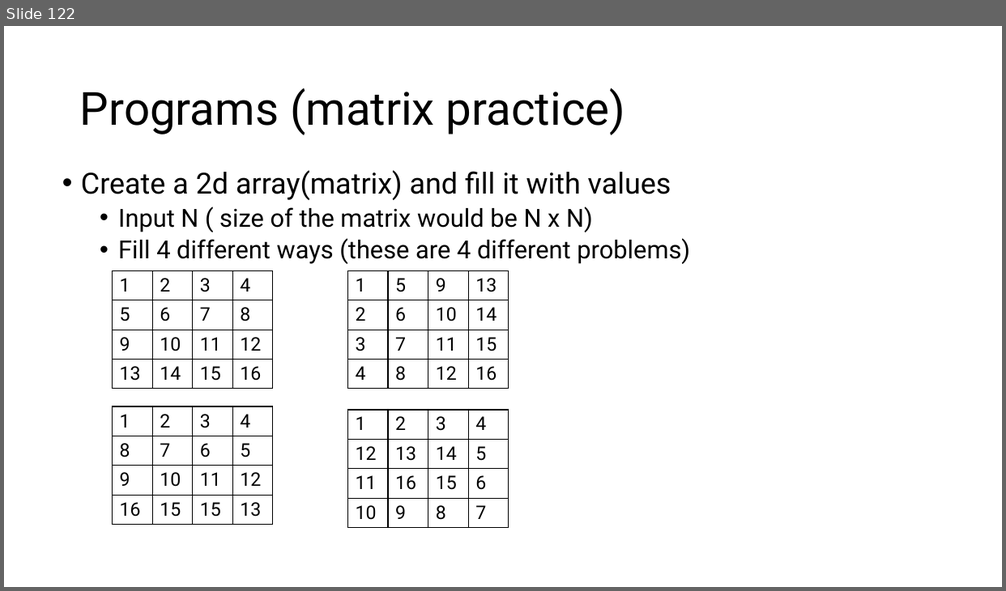
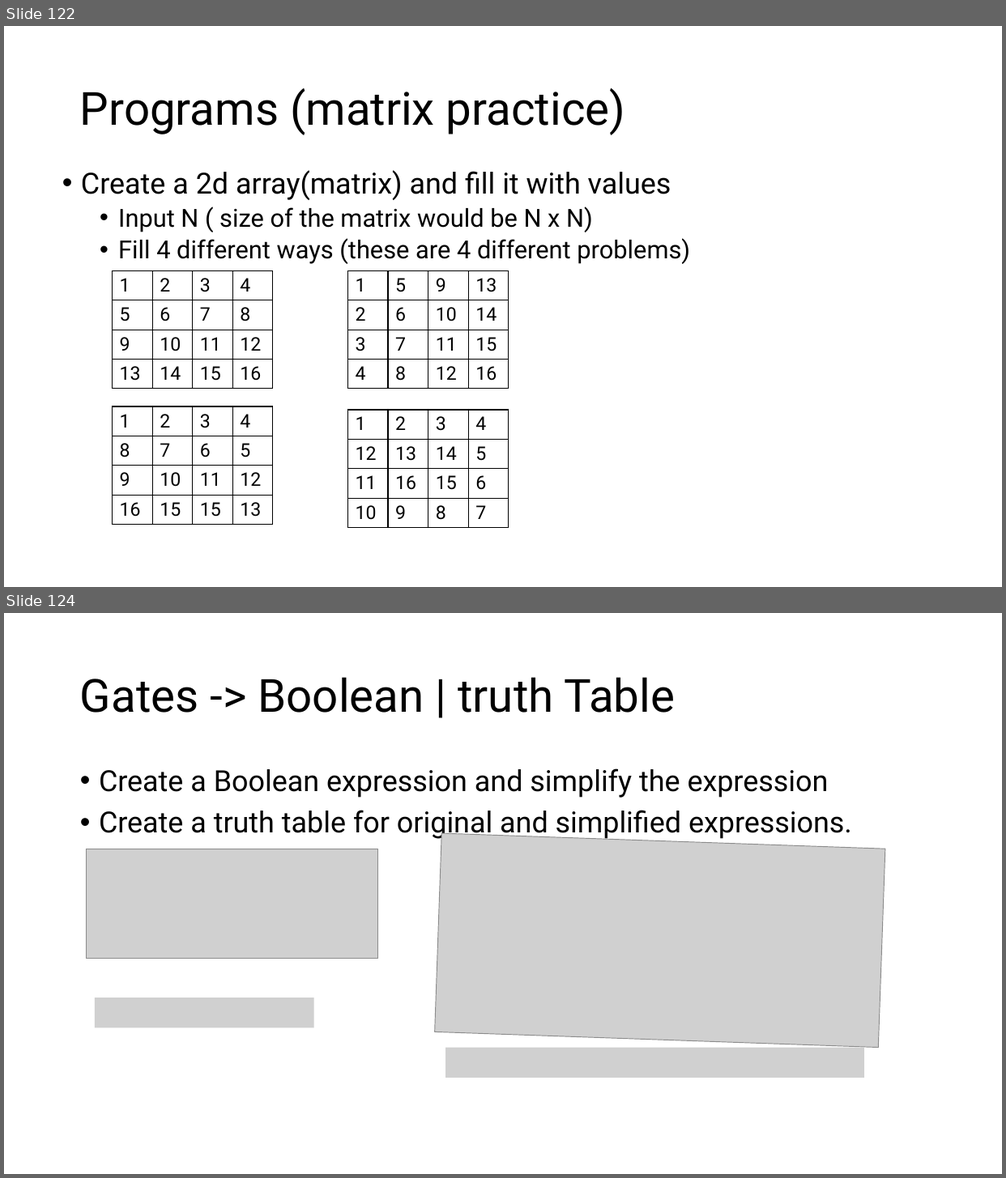
Before and after one commit to MoklaEducation/ems_winter_2025_acsl101, a slide deck: all/ExploringCSConceptsViaACSLCompetitions_all.pptx. Shown one above the other, each under a label of ours: slide 122 before the commit, slides 122 and 124 after it; the slides between them are not shown. The pictures are 1006x591 and 1006x1178 pixels, drawn with LibreOffice and Linux fonts; fonts in the diff are those of the drawing; grey boxes stand for pictures. Boxes give left, top, right and bottom in pixels: in the first picture for what was removed or moved away, otherwise in the second. Text is boxed around its words. In the diff, an @@ line names an element or a change of style, - is before the commit and + after.

```diff
--- a/all/ExploringCSConceptsViaACSLCompetitions_all.pptx
+++ b/all/ExploringCSConceptsViaACSLCompetitions_all.pptx
@@ slide 124 added at (x1=4, y1=613, x2=1002, y2=1174), background #FFFFFF @@
@@ title added at (x1=80, y1=677, x2=675, y2=713), 44 pt, text #000000 @@
+Gates -> Boolean | truth Table
@@ text added at (x1=99, y1=769, x2=852, y2=840), 28 pt, text #000000 @@
+• Create a Boolean expression and simplify the expression
+• Create a truth table for original and simplified expressions.
@@ picture added at (x1=87, y1=849, x2=378, y2=959) @@
@@ picture added at (x1=435, y1=833, x2=885, y2=1048) @@
@@ picture added at (x1=95, y1=998, x2=314, y2=1028) @@
@@ picture added at (x1=445, y1=1048, x2=864, y2=1078) @@
```
Also in this commit, not shown: 3 other slides added, 1 other file.
